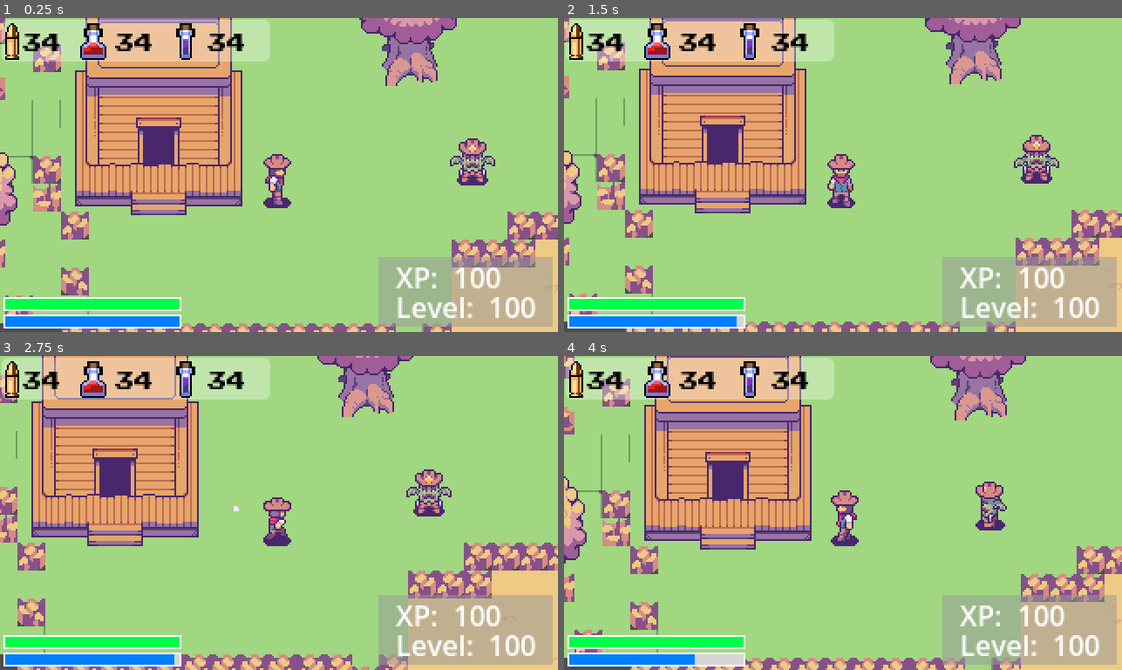
Above: before the commit, frames 1-4 (two rows, left to right).
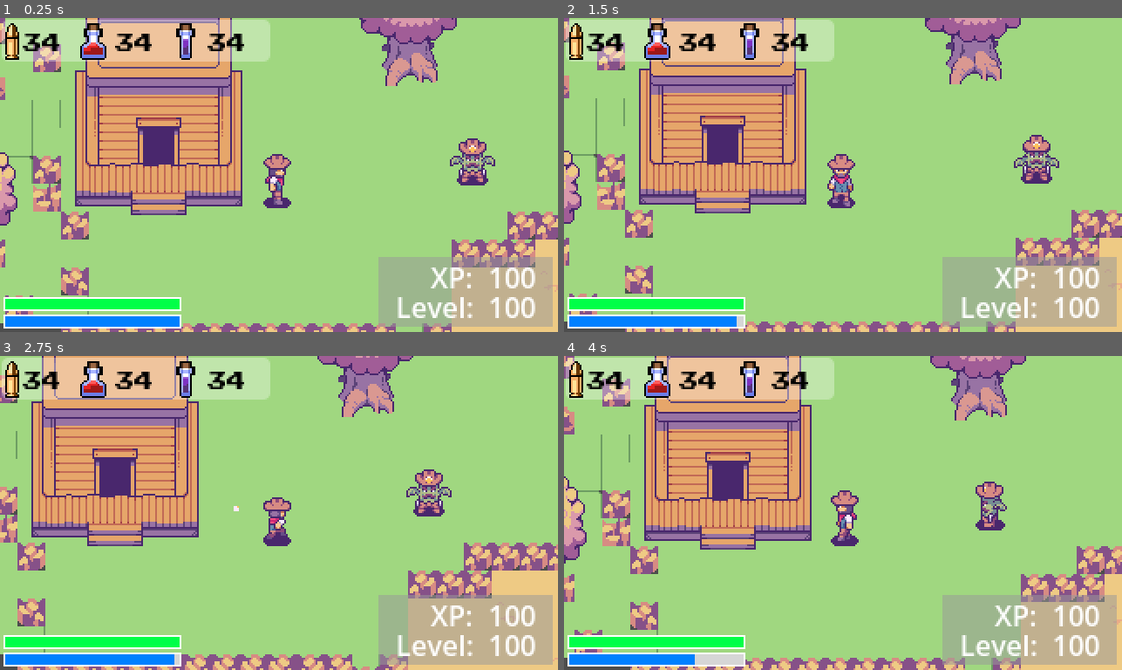
Above: after the commit, the same moments.

Repository: davidsullivanbfhs/rpg_2d_topdown
Game: Godot game, scene res://Scenes/main.tscn
Same seed, same stepped clock (60 frames per second), same inputs: the game is played once before the commit and once after it.
Inputs:
- Up to frame 1 (0.25 s): no input
- Up to frame 2 (1.5 s): hold D (Right) 0.53-1.28 s; hold Ctrl (Shoot) 0.53-1.28 s; hold S (Down) from 1.28 s (still down); tap Space (Sprint) at 1.35 s
- Up to frame 3 (2.75 s): release S (Down) at 2.03 s; hold D (Right) from 2.03 s (still down); hold W (Top) from 2.03 s (still down)
- Up to frame 4 (4 s): release W (Top) at 2.78 s; tap Ctrl (Shoot) at 2.85 s; release D (Right) at 3.53 s; hold A (Left) from 3.53 s (still down); hold Space (Sprint) from 3.53 s (still down)

The runs differ from the first frame. In frame 1, 0.9% of the frame differs, in the area x 70-96%, y 79-87%; in frame 2, 0.9%; in frame 3, 0.9%; in frame 4, 0.9%.

Commit message:
check if  nodes are tilemap or tilemaplayer in spawners

Diff:
--- a/Scenes/main.tscn
+++ b/Scenes/main.tscn
@@ -2152,6 +2152,7 @@
 
 [node name="Items" type="TileMapLayer" parent="."]
 z_index = 1
+z_as_relative = false
 y_sort_enabled = true
 use_parent_material = true
 tile_map_data = PackedByteArray("AAAvAAoAAQAJAAEAAAAzAAIAAQAbAAEAAAAEAAMAAQAUAAIAAAAXAAEAAQAhAB0AAAD9/wYAAQAhAB0AAAANAP//AQAhAB0AAAAjAAQAAQAhAB0AAAApAP//AQAhAB0AAAA=")
@@ -2302,6 +2303,7 @@
 
 [node name="LevelContainer" type="HBoxContainer" parent="UI/UImargins/Panel3/VBoxContainer"]
 layout_mode = 2
+alignment = 2
 
 [node name="Lvl_Label" type="Label" parent="UI/UImargins/Panel3/VBoxContainer/LevelContainer"]
 layout_mode = 2
@@ -2318,6 +2320,7 @@
 
 [node name="XPContainer" type="HBoxContainer" parent="UI/UImargins/Panel3/VBoxContainer"]
 layout_mode = 2
+alignment = 2
 
 [node name="XP_Label" type="Label" parent="UI/UImargins/Panel3/VBoxContainer/XPContainer"]
 layout_mode = 2
--- a/Scripts/enemy_spawner.gd
+++ b/Scripts/enemy_spawner.gd
@@ -10,6 +10,10 @@
 #reference to our empty node2d container for spawned enemies
 @onready var spawned_enemies = $SpawnedEnemies
 @onready var tilemap = get_tree().root.get_node("Main/Terrain")
+
+#### for david only ###
+@onready var tilemapItems = get_tree().root.get_node("Main/Items")
+@onready var tilemapWater = get_tree().root.get_node("Main/Water")
 
 #enemy vars
 @export var max_enemies = 20
@@ -47,9 +51,19 @@
 #how to spawn from a specific location with a direction
 func is_valid_spawn_location(layer, position):
 	var cell_coords = Vector2(position.x, position.y)
-	#first check if it is an invalid tile
-	if tilemap.get_cell_source_id(Global.WATER_LAYER, cell_coords) != -1 ||tilemap.get_cell_source_id(Global.BUILDING_LAYER, cell_coords) != -1 || tilemap.get_cell_source_id(Global.FOLIAGE_LAYER, cell_coords) != -1:
-		return false
+	### i put this in to check if it is an old tilemap node or new tilemaplayer node, since they do things different  ###
+	if tilemap.is_a("TileMap"):
+		#first check if it is an invalid tile
+		if tilemap.get_cell_source_id(Global.WATER_LAYER, cell_coords) != -1 ||tilemap.get_cell_source_id(Global.BUILDING_LAYER, cell_coords) != -1 || tilemap.get_cell_source_id(Global.FOLIAGE_LAYER, cell_coords) != -1:
+			return false
+		#second check if valid tile
+		if tilemap.get_cell_source_id(Global.GRASS_LAYER, cell_coords) != -1:
+			return true
+	else:
+	### for david only ###
+	### you dont need this unless you are using tilemaplayer nodes ###
+		if tilemapItems.get_cell_source_id(cell_coords) != -1 || tilemapWater.get_cell_source_id(cell_coords) != -1:
+			return false
 	#second check if valid tile
-	if tilemap.get_cell_source_id(Global.GRASS_LAYER, cell_coords) != -1:
-		return true
+		if tilemap.get_cell_source_id(cell_coords) != -1:
+			return true
